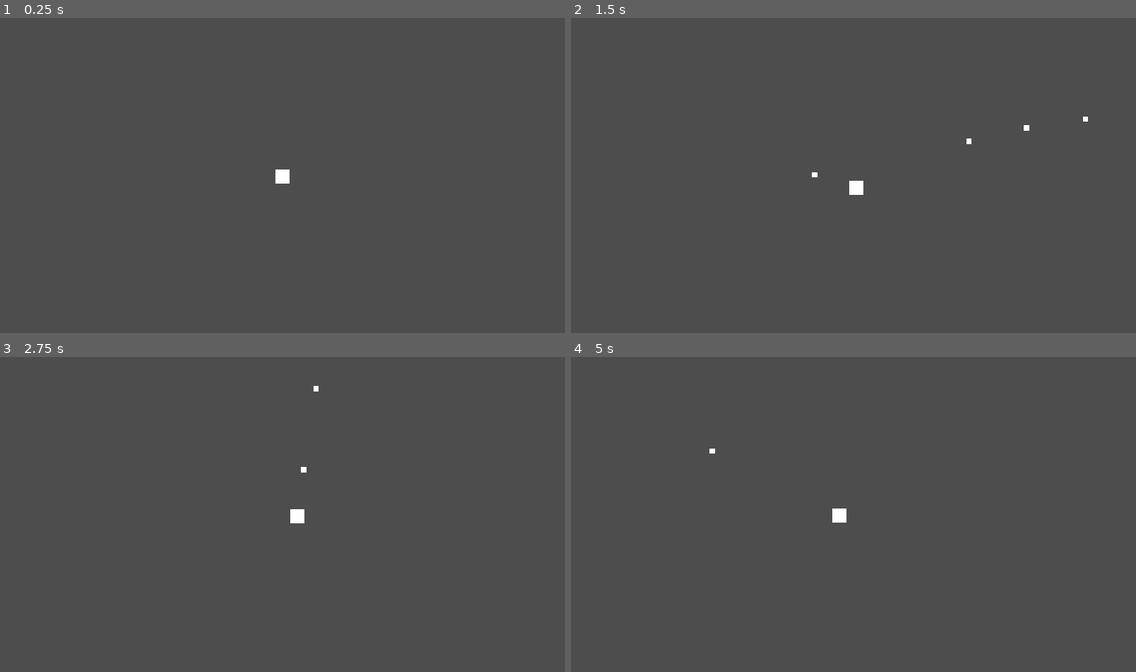
Above: before the commit, frames 1-4 (two rows, left to right).
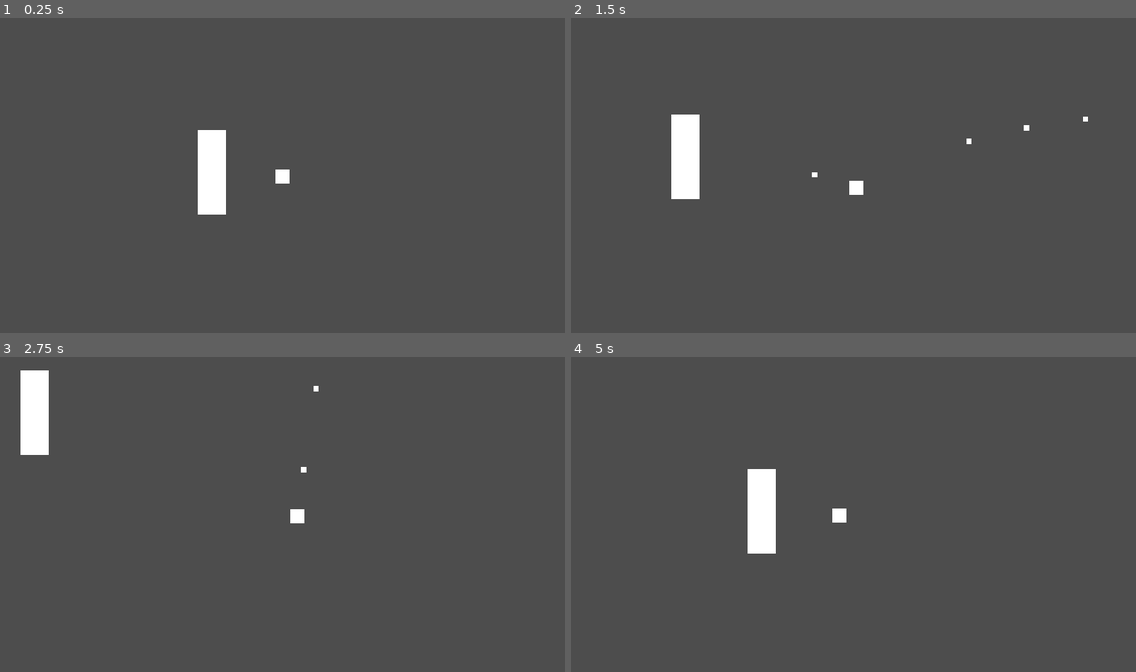
Above: after the commit, the same moments.

Repository: jonjud/survivor-arena
Game: Godot game, scene res://scenes/main.tscn
The game is run twice, just before and just after one commit, with the same random seed, the same clock (stepped at 60 frames per second) and the same inputs.
Inputs (mouse positions are in pixels of both pictures, inside the frame that each line leads up to):
- Up to frame 1 (0.25 s): no input
- Up to frame 2 (1.5 s): tap Enter at 0.5 s; move the mouse to (977, 159) at 0.52 s; press the mouse at (977, 159) at 0.53 s; hold D (move_right) 0.53-1.28 s; move the mouse to (740, 191) at 1.27 s; release the mouse at (740, 191) at 1.28 s; hold S (move_down) from 1.28 s (still down); click (740, 191) at 1.35 s
- Up to frame 3 (2.75 s): move the mouse to (339, 445) at 2.02 s; release S (move_down) at 2.03 s; press the mouse at (339, 445) at 2.03 s; hold D (move_right) from 2.03 s (still down)
- Up to frame 4 (5 s): move the mouse to (825, 577) at 2.77 s; release D (move_right) at 2.78 s; release the mouse at (825, 577) at 2.78 s; hold W (move_up) 2.78-3.53 s; click (825, 577) at 2.85 s; move the mouse to (1023, 561) at 3.52 s; press the mouse at (1023, 561) at 3.53 s; hold A (move_left) from 3.53 s (still down); move the mouse to (684, 467) at 4.27 s; release the mouse at (684, 467) at 4.28 s; click (684, 467) at 4.35 s

The runs differ from the first frame. In frame 1, 1.3% of the frame differs, in the area x 35-40%, y 35-63%; in frame 2, 1.3%; in frame 3, 1.3%; in frame 4, 1.4%, in the area x 24-37%, y 29-63%.

Commit message:
feat: projectile despawns on collision

Diff:
--- a/project.godot
+++ b/project.godot
@@ -52,6 +52,12 @@
 ]
 }
 
+[layer_names]
+
+2d_physics/layer_1="player"
+2d_physics/layer_2="world"
+2d_physics/layer_3="enemy"
+
 [physics]
 
 3d/physics_engine="Jolt Physics"
--- a/scenes/main.tscn
+++ b/scenes/main.tscn
@@ -1,8 +1,32 @@
 [gd_scene format=3 uid="uid://doj1c0i357fbt"]
 
 [ext_resource type="PackedScene" uid="uid://c6qudl3bil3e2" path="res://scenes/player/player.tscn" id="1_o5qli"]
+
+[sub_resource type="RectangleShape2D" id="RectangleShape2D_htemk"]
+size = Vector2(32, 96)
 
 [node name="main" type="Node2D" unique_id=1699712520]
 
 [node name="player" parent="." unique_id=1009051723 instance=ExtResource("1_o5qli")]
 position = Vector2(320, 180)
+
+[node name="StaticBody2D" type="StaticBody2D" parent="." unique_id=1417818942]
+position = Vector2(240, 175)
+collision_layer = 2
+collision_mask = 2
+
+[node name="CollisionShape2D" type="CollisionShape2D" parent="StaticBody2D" unique_id=358045797]
+shape = SubResource("RectangleShape2D_htemk")
+
+[node name="ColorRect" type="ColorRect" parent="StaticBody2D" unique_id=106704923]
+anchors_preset = 8
+anchor_left = 0.5
+anchor_top = 0.5
+anchor_right = 0.5
+anchor_bottom = 0.5
+offset_left = -16.0
+offset_top = -48.0
+offset_right = 16.0
+offset_bottom = 48.0
+grow_horizontal = 2
+grow_vertical = 2
--- a/scenes/player/player.tscn
+++ b/scenes/player/player.tscn
@@ -7,6 +7,7 @@
 size = Vector2(16, 16)
 
 [node name="player" type="CharacterBody2D" unique_id=1009051723]
+collision_mask = 3
 script = ExtResource("1_8afob")
 projectile_scene = ExtResource("2_dovo2")
 
--- a/scenes/player/projectile.tscn
+++ b/scenes/player/projectile.tscn
@@ -6,6 +6,8 @@
 size = Vector2(6, 6)
 
 [node name="Projectile" type="Area2D" unique_id=301750227]
+collision_layer = 0
+collision_mask = 6
 script = ExtResource("1_xebok")
 
 [node name="CollisionShape2D" type="CollisionShape2D" parent="." unique_id=998480824]
--- a/scripts/player/projectile.gd
+++ b/scripts/player/projectile.gd
@@ -1,14 +1,18 @@
 class_name Projectile
 extends Area2D
 
-@export var speed: float = 400.0     # ความเร็วกระสุน (pixel/วินาที)
-@export var lifetime: float = 2.0    # ลบตัวเองหลังกี่วินาที
+@export var speed: float = 400.0
+@export var lifetime: float = 2.0
 
-var direction: Vector2 = Vector2.RIGHT  # Player เป็นคนกำหนดตอนยิง
+var direction: Vector2 = Vector2.RIGHT
 
 func _ready() -> void:
 	# ลบตัวเองเมื่อหมดเวลา (กันกระสุนค้างในฉากตลอดไป)
 	get_tree().create_timer(lifetime).timeout.connect(queue_free)
+	body_entered.connect(_on_body_entered) # New ฟังสัญญาณเมื่อชนวัตถุ
 
 func _physics_process(delta: float) -> void:
 	position += direction * speed * delta
+
+func _on_body_entered(_body: Node2D) -> void:
+	queue_free()
